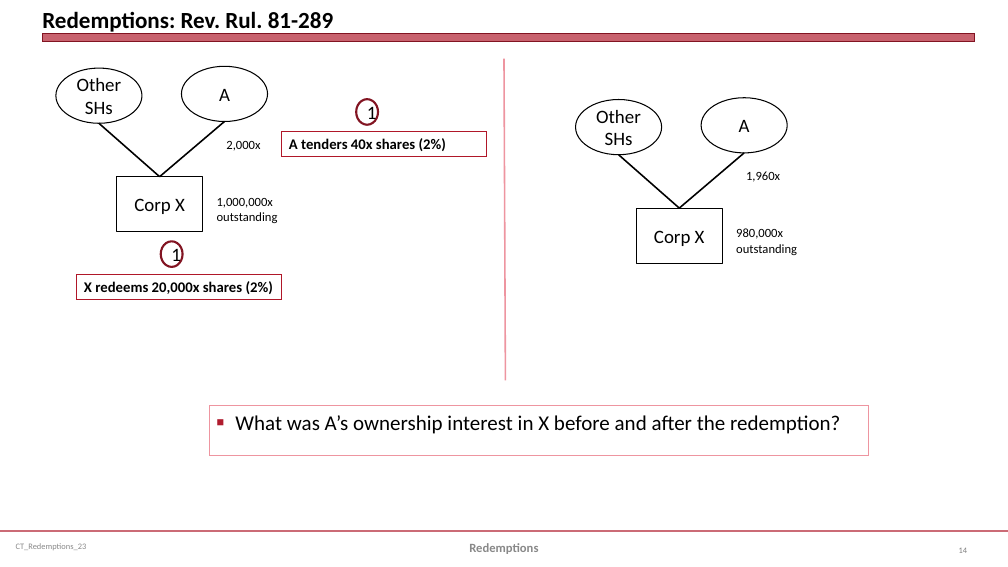
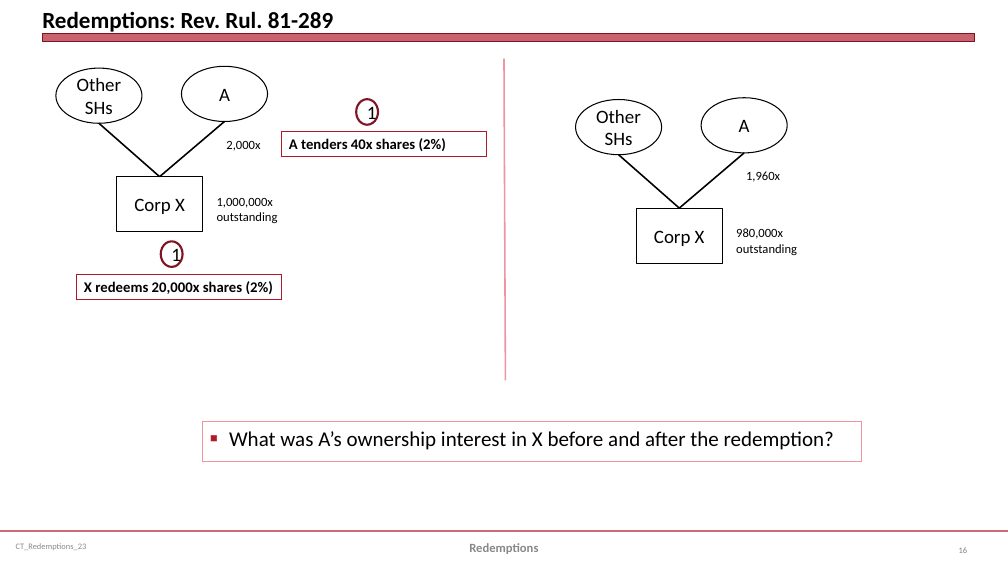
Before and after one commit to jmc877/Corporate-Tax, a slide deck: slide 16 of slides/CT_Redemptions_23.pptx (slide 14 before the commit). Drawn at 1008x567 pixels with LibreOffice and Linux fonts; fonts in the diff are those of the drawing. Boxes give left, top, right and bottom in pixels: in the first picture for what was removed or moved away, otherwise in the second. Text is boxed around its words. In the diff, an @@ line names an element or a change of style, - is before the commit and + after.

```diff
--- a/slides/CT_Redemptions_23.pptx
+++ b/slides/CT_Redemptions_23.pptx
@@ text "What was A’s ownership interest ...": place and size @@
-text "What was A’s ownership interest ..." at [209,405,869,455]
+text "What was A’s ownership interest ..." at [203,421,862,462]
```
Also in this commit, not shown: 6 other slides changed, 11 slides added, 4 other files.
